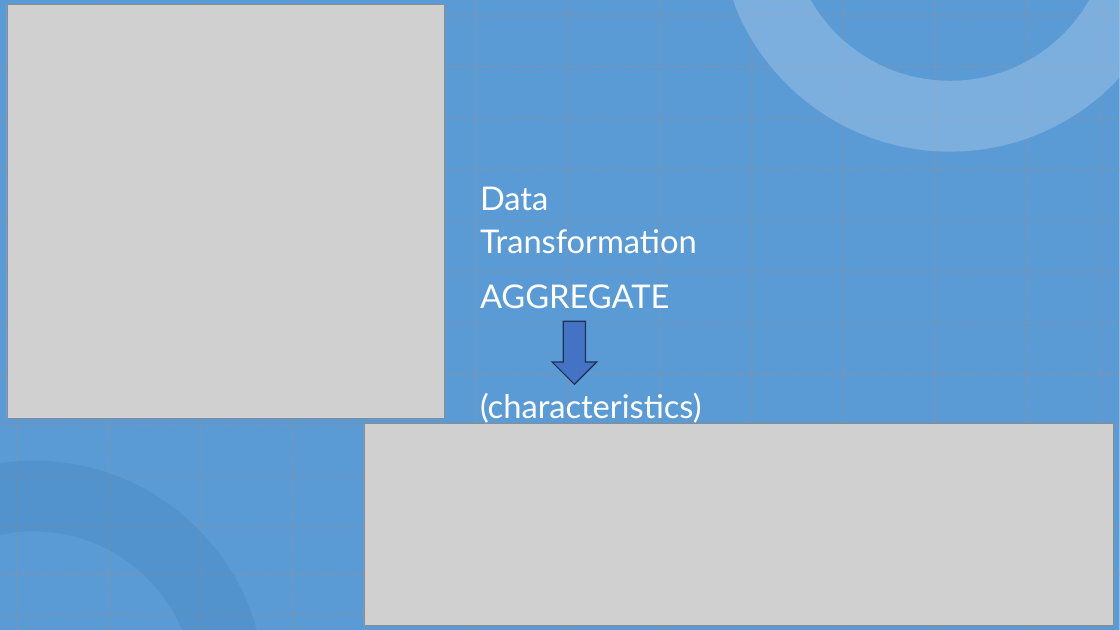
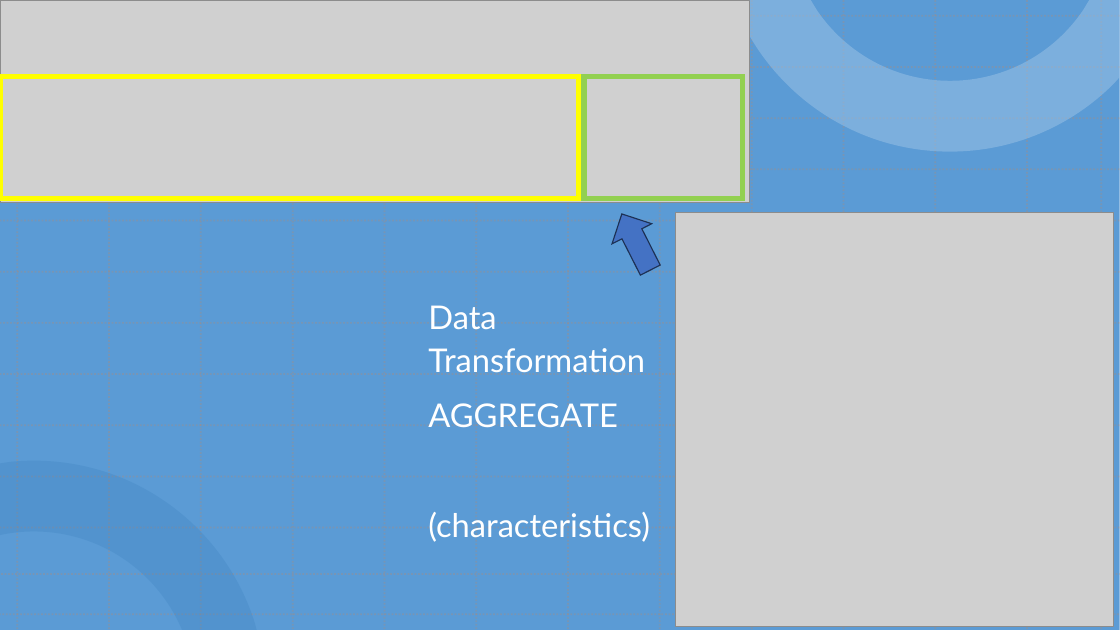
Before and after one commit to jtwleung/Project-Statistical-Modelling-with-Python, a slide deck: slide 6 of Statistical Modeling with Python.pptx. Drawn at 1120x630 pixels with LibreOffice and Linux fonts; fonts in the diff are those of the drawing; grey boxes stand for pictures. Boxes give left, top, right and bottom in pixels: in the first picture for what was removed or moved away, otherwise in the second. Text is boxed around its words. In the diff, an @@ line names an element or a change of style, - is before the commit and + after.

```diff
--- a/Statistical Modeling with Python.pptx
+++ b/Statistical Modeling with Python.pptx
@@ picture: place and size @@
-picture at [364,423,1113,626]
+picture at [0,0,749,202]
@@ rectangle added at [0,77,579,199], outline #FFFF00 4.5 pt @@
@@ rectangle added at [584,77,743,199], outline #92D050 4.5 pt @@
@@ down arrow at [602,204,671,281]: rotation 0 to 153 degrees @@
@@ picture: place and size @@
-picture at [7,5,444,419]
+picture at [676,213,1114,627]
@@ text "Data Transformation": place and size @@
-text "Data Transformation" at [480,186,702,424]
+text "Data Transformation" at [428,305,650,542]
```
Also in this commit, not shown: 7 other slides changed, 2 slides added, 1 other file.
